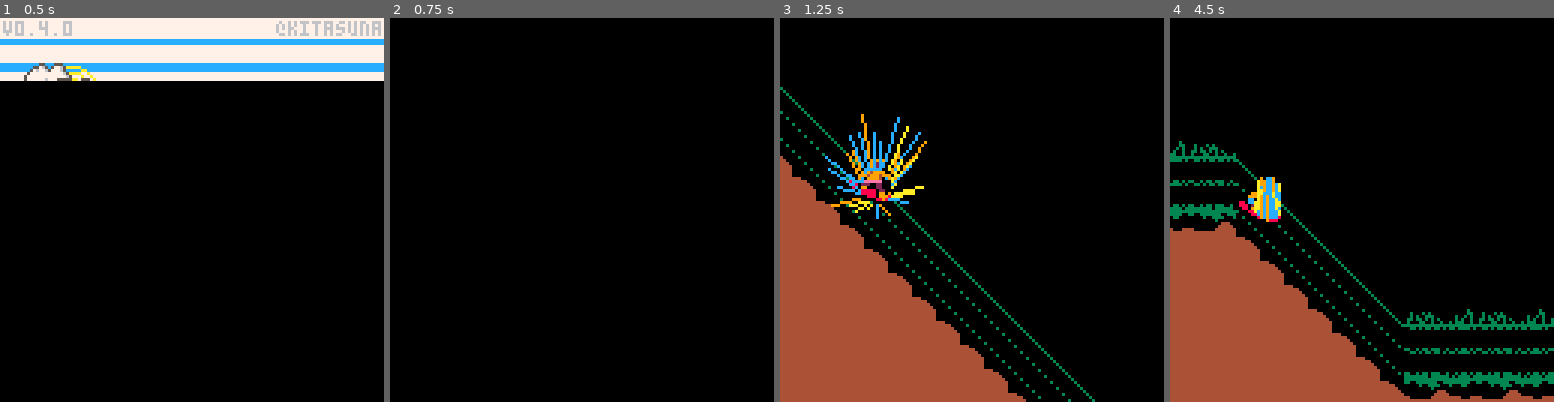
Above: before the commit, frames 1-4 (left to right).
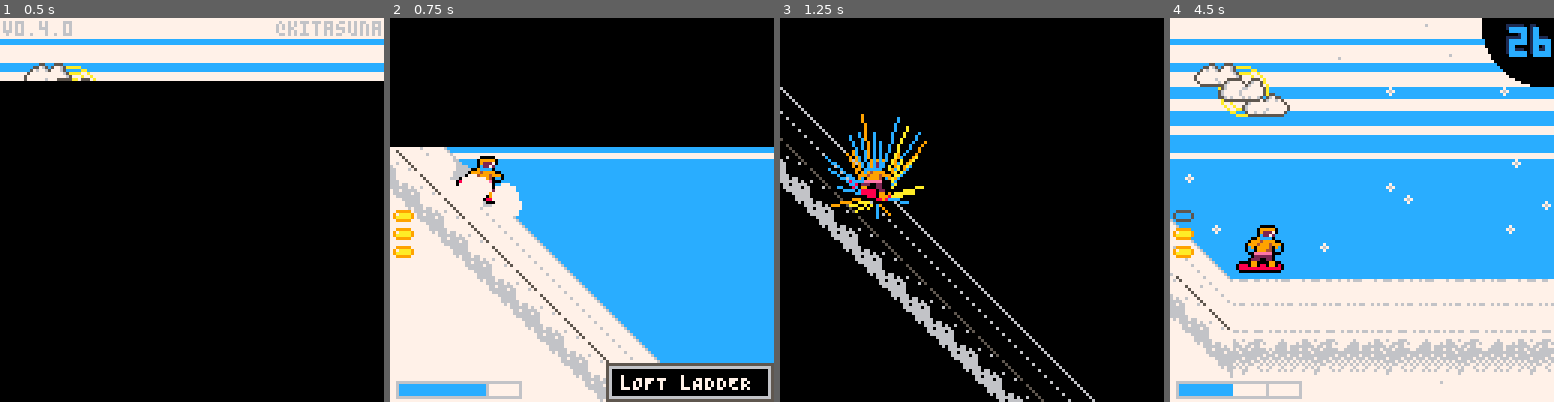
Above: after the commit, the same moments.

Repository: radicalslice/xcb
Game: PICO-8 cartridge main.p8
The game is run twice, just before and just after one commit, with the same random seed, the same clock (stepped at 60 frames per second) and the same inputs.
Inputs:
- Up to frame 1 (0.5 s): tap X (X key) at 0.33 s
- Up to frame 2 (0.75 s): tap O (Z key) at 0.7 s
- Up to frame 3 (1.25 s): tap X (X key) at 1.07 s
- Up to frame 4 (4.5 s): hold Right 1.6-2.1 s; tap O (Z key) every 0.4 s from 1.7 to 4.1 s; tap X (X key) at 1.85, 2.97, 4.08 s; hold Up 2.15-2.42 s; hold Right 2.47-3.03 s; hold Left 3.08-3.58 s; hold Down 3.63-3.97 s; hold Right from 4.02 s (still down)

Frame 1 is identical in both runs. In frame 2, 64% of the frame differs, in the area x 0-100%, y 33-100%; in frame 3, 22%; in frame 4, 97%, in the area x 0-100%, y 0-100%.

Commit message:
v0.5:lvl5 make sky different

Diff:
--- a/_game.lua
+++ b/_game.lua
@@ -229,7 +229,9 @@
     config.draw_f()
   else
     -- palette swappies
-    config.sky_f()
+    if config.sky_f != nil then
+      config.sky_f()
+    end
 
     pal()
 
@@ -240,9 +242,13 @@
     -- sunset_mtns()
     -- night_mtns()
     -- sun / moon / etc
-    config.sun_f()
-
-    config.mtn_f()
+    if config.sun_f != nil then
+      config.sun_f()
+    end
+
+    if config.mtn_f != nil then
+      config.mtn_f()
+    end
 
     for i=0,224,32 do
       map(
--- a/_init.lua
+++ b/_init.lua
@@ -9,7 +9,7 @@
 
     player:reset()
 
-    _level_index = 3
+    _level_index = 1
     _game_timer.clock = 0
     _game_timer.expired = false
 
--- a/level.lua
+++ b/level.lua
@@ -1,6 +1,6 @@
 level = {}
 _level_index = 1
-_level_count = 4
+_level_count = 5
 -- Map[XPos][mapx, mapy, sprnum]
 _map_table = {}
 -- []{x_pos, y_elevation}
@@ -13,9 +13,8 @@
   {
     name = "lOFT lADDER",
     -- mountain tile x, mountain tile y, mountain pos y, tree pos y, flat map x,ramp left start,ramp right end,fill color for under course
-    tiles = { 17,1,24,30,29,32,35,4},
+    tiles = { 17,1,24,30,21,24,27,7},
     tree_tileheight = 3,
-    trailcolor = 3,
     foreground = false,
     draw_f = function()
       rectfill(0, 0, 128, 128, 12)
@@ -51,27 +50,16 @@
     snow_f = function() end,
   },
   {
-    name = "gREENHOUSE",
+    name = "iN tHE wEEDS",
     tiles = { 17,1,24,30,29,32,35,4},
     tree_tileheight = 3,
     trailcolor = 3,
     foreground = false,
     draw_f = function()
-      rectfill(0, 0, 128, 128, 12)
-      local cloudheight = 6
-      local gapheight = 3
-      local next_y = 0
-      while cloudheight > 0 do
-        rectfill(0, next_y, 128, next_y + cloudheight, 7)
-        next_y = next_y + cloudheight + gapheight
-        cloudheight -= 1
-        gapheight += 1
-      end
-      circ(24, 24, 6, 10)
-      circ(24, 24, 8, 10)
-      spr(98, 24, 25, 2, 1)
-      spr(98, 8, 15, 2, 1, true)
-      spr(116, 16, 20, 2, 1)
+      rectfill(0, 0, 128, 20, 1)
+      rectfill(0, 21, 128, 128, 12)
+      line(0,22,128,22,1)
+      line(0,24,128,24,1)
     end,
   },
   {
@@ -173,7 +161,6 @@
 bdown,32
 --]]
 _levels = {
--- loft ladder
 [[
 ddown,512
 bup,8,-2
@@ -298,7 +285,7 @@
 bup,16,-2.5
 flat,96
 ddown,128]],
--- greenhouse
+-- in the weeds
 [[
 ddown,144
 flat,144
@@ -359,13 +346,13 @@
 bup,8,-2
 bdown,8
 flat,64
-obs,0,115
-obs,0,115
-obs,0,115
-obs,0,115
-flat,32
-obs,6,115
-obs,6,115
+obs,0,96
+obs,0,115
+obs,0,115
+obs,0,97
+flat,32
+obs,6,115
+obs,6,97
 obs,6,115
 flat,128
 
--- a/obstacle.lua
+++ b/obstacle.lua
@@ -15,7 +15,7 @@
         return
       end
       if vals[1] == "obs" then
-        add(m.queue, {spawn_x=x_curr,plane=vals[2],sprite=vals[3]})
+        add(m.queue, {spawn_x=x_curr,plane=vals[2],sprite=vals[3] and vals[3] or 160})
         x_curr += 8
       -- handle obs ramps
       elseif vals[4] == "obs" then
